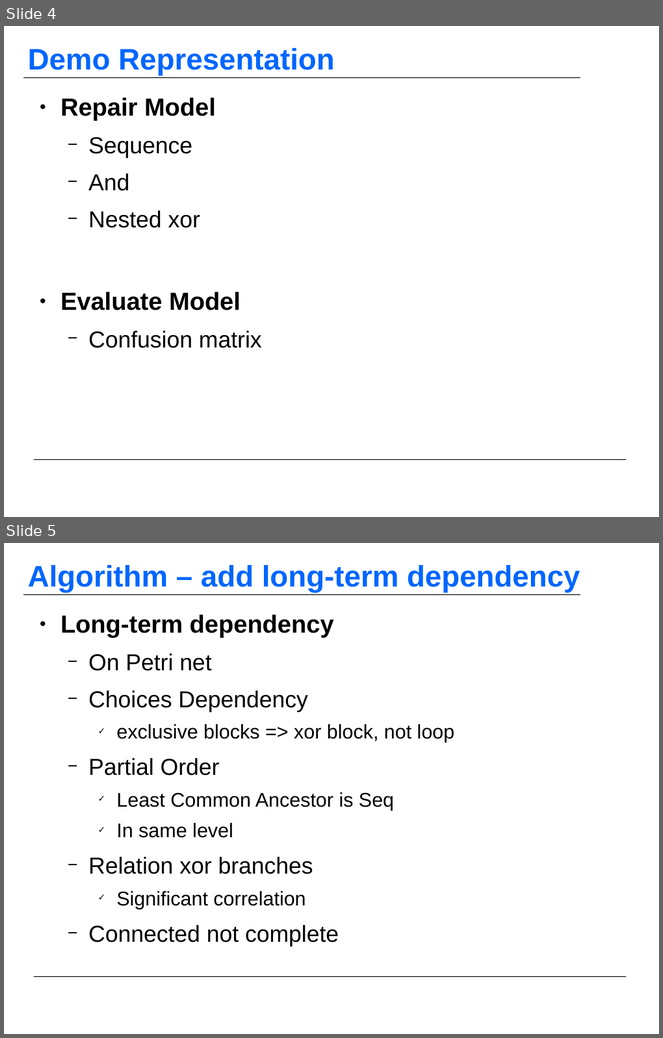
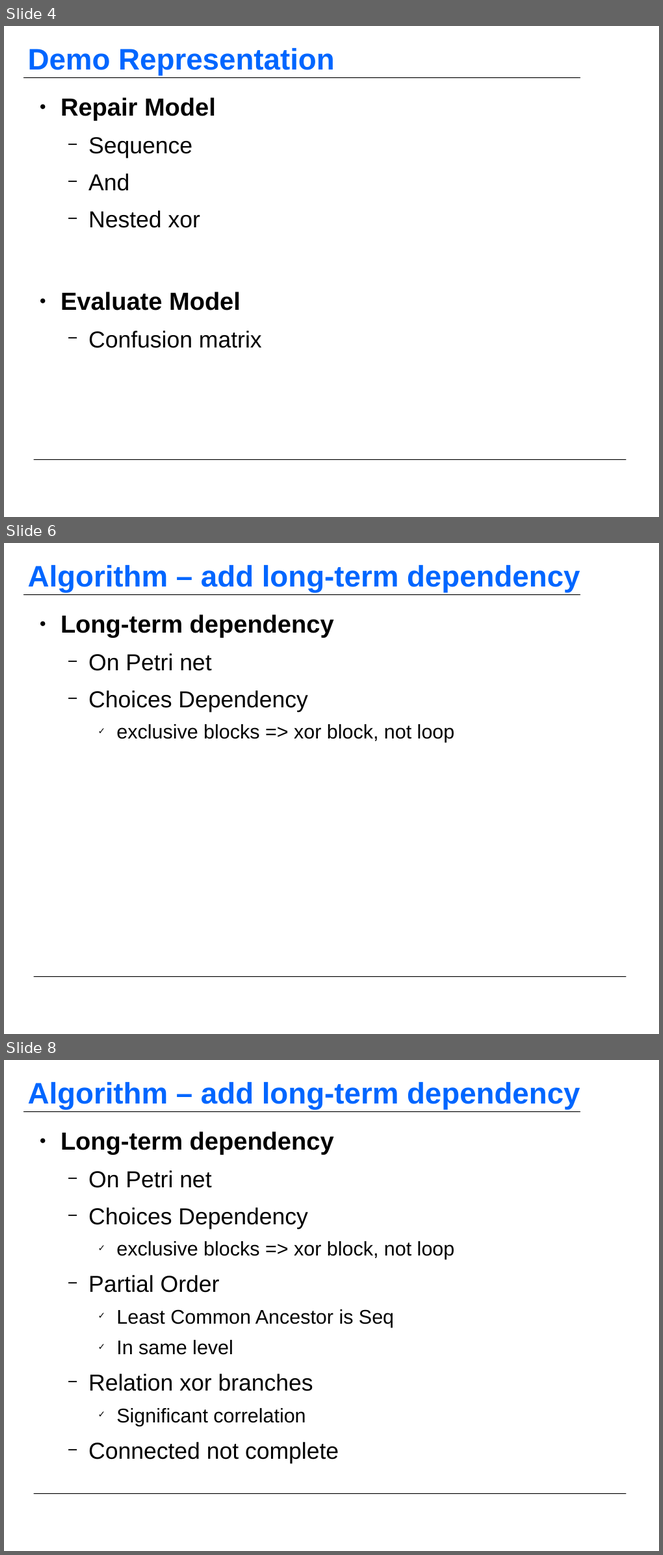
Before and after one commit to KFDing/masterthesis, a slide deck: official_report/MasterThesis_Report_Final_01.odp. Shown one above the other, each under a label of ours: slides 4 and 5 before the commit, slides 4, 6 and 8 after it; the slides between them are not shown. The pictures are 663x1038 and 663x1555 pixels, drawn with LibreOffice and Linux fonts; fonts in the diff are those of the drawing; background and template pictures are left out. Boxes give left, top, right and bottom in pixels: in the first picture for what was removed or moved away, otherwise in the second. Text is boxed around its words. In the diff, an @@ line names an element or a change of style, - is before the commit and + after.

```diff
--- a/official_report/MasterThesis_Report_Final_01.odp
+++ b/official_report/MasterThesis_Report_Final_01.odp
@@ slide 6 added at (4,543,659,1034), background #FFFFFF; not listed: 2 template elements that a slide beside it also shows @@
@@ title added at (28,565,581,592), 36 pt, text #0066FF, bold @@
+Algorithm – add long-term dependency
@@ text added at (61,615,455,743), 24 pt, text #000000 @@
+● Long-term dependency
+  − On Petri net
+  − Choices Dependency
+    ✓ exclusive blocks => xor block, not loop
@@ what was slide 5 is now slide 8 @@
```
Also in this commit, not shown: 5 slides changed, 2 other slides added, 2 other files.
